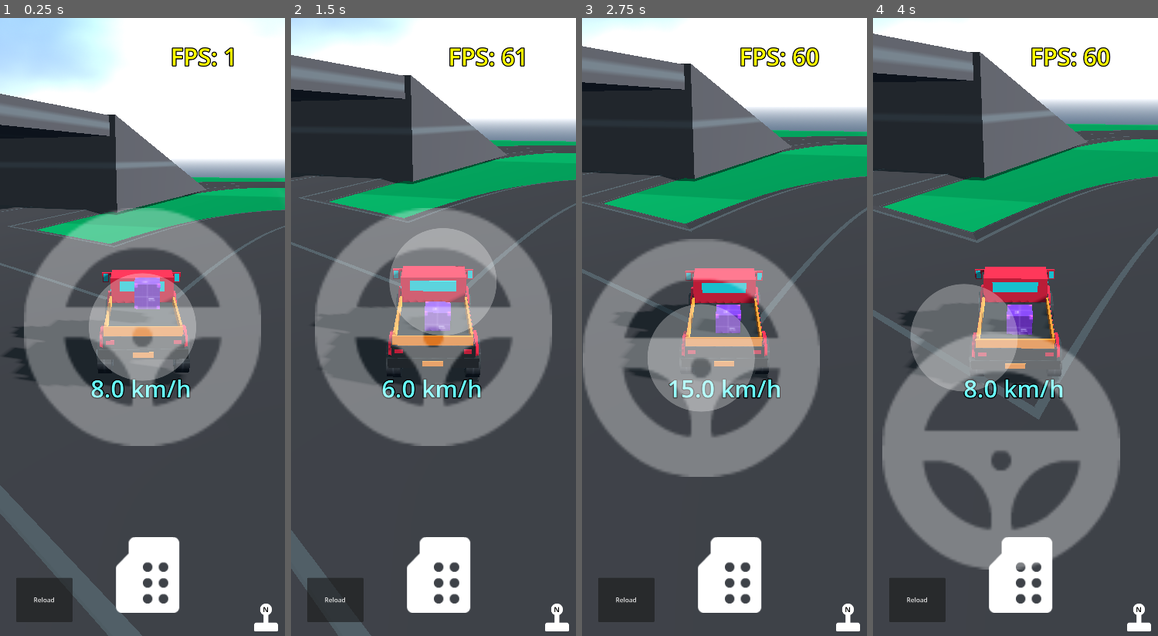
Above: before the commit, frames 1-4 (left to right).
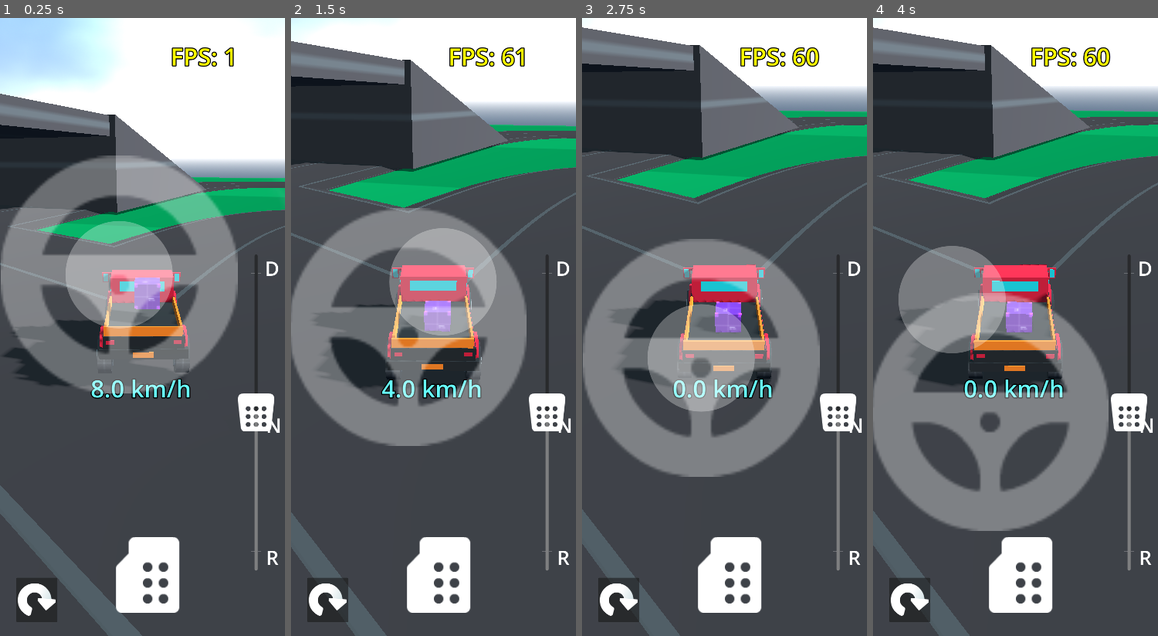
Above: after the commit, the same moments.

Repository: AssafDamari/cars-2
Game: Godot game, scene res://scenes/main.tscn
The game is run twice, just before and just after one commit, with the same random seed, the same clock (stepped at 60 frames per second) and the same inputs.
Inputs (mouse positions are in pixels of both pictures, inside the frame that each line leads up to; where the layout moved, square brackets give the same spot in the first picture):
- Up to frame 1 (0.25 s): no input
- Up to frame 2 (1.5 s): click (328, 598) [336, 598] at 0.5 s; tap Enter (ui_accept) at 1.25 s; drag from (433, 327) to (462, 191) at 1.27 s
- Up to frame 3 (2.75 s): drag from (667, 357) to (710, 450) at 2.02 s
- Up to frame 4 (4 s): move the mouse to (1044, 191) at 2.77 s; hold Enter (ui_accept) 2.78-3.5 s; drag from (1001, 450) to (930, 234) at 3.52 s

The runs differ from the first frame. In frame 1, 26% of the frame differs, in the area x 0-99%, y 22-100%; in frame 2, 28%; in frame 3, 20%; in frame 4, 41%, in the area x 0-100%, y 0-100%.

Commit message:
Refactor Car and PlayerController classes; Added SpeedSlider

Diff:
--- a/scenes/car_1.gd
+++ b/scenes/car_1.gd
@@ -1 +1,7 @@
+class_name Car
 extends VehicleBody3D
+
+@export var max_speed: float = 15
+@export var max_brake_force: float = 20.0
+@export var max_steering_angle: float = 0.4
+@export var steering_speed: float = 0.3
--- a/scenes/player_controller.gd
+++ b/scenes/player_controller.gd
@@ -1,14 +1,9 @@
 extends Node3D
-@onready var vehicle: VehicleBody3D = get_parent()
+@onready var vehicle: Car = get_parent() as Car
 @onready var joystick: VirtualJoystickPlus = $"Player controllsUI/VirtualJoystickPlus"
-@onready var touch_screen_button_shift: TouchScreenButton = $"Player controllsUI/Shift/TouchScreenButtonShift"
 @onready var debug_lable: Label = $"Player controllsUI/DebugLable"
+@onready var speed_slider: VSlider = $"Player controllsUI/SpeedSlider"
 
-@export var max_speed: float = 15
-@export var max_engine_force: float = 1500.0
-@export var max_brake_force: float = 20.0
-@export var max_steering_angle: float = 0.4
-@export var steering_speed: float = 0.3
 
 func _physics_process(delta: float) -> void:
 
@@ -17,20 +12,21 @@
 	var joystick_input := joystick.get_value()
 
 	# 1. power
-	# --- Throttle ---
-	if speed_sq < max_speed * max_speed:
-		vehicle.engine_force = max_engine_force
+	if speed_sq < vehicle.max_speed * vehicle.max_speed:
+		vehicle.engine_force = speed_slider.value
 	else:
 		vehicle.engine_force = 0.0
+
+
 	# 2. steering
 	var steer_input = -joystick_input.x
-	var steer_target = steer_input * max_steering_angle
-	vehicle.steering = move_toward(vehicle.steering, steer_target, delta * steering_speed)
+	var steer_target = steer_input * vehicle.max_steering_angle
+	vehicle.steering = move_toward(vehicle.steering, steer_target, delta * vehicle.steering_speed)
 
 	# 3. Braking
 	if Input.is_action_pressed("ui_accept"):
 		vehicle.engine_force = 0
-		vehicle.brake = max_brake_force
+		vehicle.brake = vehicle.max_brake_force
 	else:
 		vehicle.brake = 0.0
 
--- a/scenes/player_controller.tscn
+++ b/scenes/player_controller.tscn
@@ -2,9 +2,10 @@
 
 [ext_resource type="Script" uid="uid://bqv5dx5kqebu2" path="res://scenes/player_controller.gd" id="1_d4y06"]
 [ext_resource type="PackedScene" uid="uid://f64whos56byr" path="res://scenes/speedometer.tscn" id="2_mfmwq"]
-[ext_resource type="Texture2D" uid="uid://bwscin4l2w7kh" path="res://textures/joystickUp.png" id="5_ba4vk"]
 [ext_resource type="Texture2D" uid="uid://0e6uu2ooyhur" path="res://textures/icon_pedal_brake.png" id="5_iu0n4"]
 [ext_resource type="Texture2D" uid="uid://ct6umjr3y3kaq" path="res://textures/icon_pedal_brake_black.png" id="6_ngi1a"]
+[ext_resource type="Texture2D" uid="uid://d1kf8t1q37no0" path="res://textures/icon_pedal.png" id="8_ba4vk"]
+[ext_resource type="Texture2D" uid="uid://16omjqh27c3l" path="res://textures/icon_arrow_rotate.png" id="8_ga2kn"]
 [ext_resource type="Script" uid="uid://le2y1bavsjxc" path="res://addons/virtual_joystick_plus/virtual_joystick_plus.gd" id="9_sdupd"]
 [ext_resource type="Texture2D" uid="uid://01srmdbuabf7" path="res://textures/icon_steering_wheel.png" id="10_34smf"]
 [ext_resource type="Texture2D" uid="uid://dlf0vtvb7xr5u" path="res://addons/virtual_joystick_plus/resources/textures/stick_texture_5.png" id="11_kdses"]
@@ -29,6 +30,9 @@
 outline_size = 10
 outline_color = Color(0, 0, 0, 1)
 
+[sub_resource type="LabelSettings" id="LabelSettings_ga2kn"]
+font_size = 50
+
 [node name="PlayerController" type="Node3D" unique_id=193088310]
 script = ExtResource("1_d4y06")
 
@@ -47,9 +51,11 @@
 anchors_preset = 15
 anchor_right = 1.0
 anchor_bottom = 1.0
+offset_right = -123.0
+offset_bottom = -264.0
 grow_horizontal = 2
 grow_vertical = 2
-pivot_offset = Vector2(360, 780)
+pivot_offset = Vector2(298.5, 648)
 script = ExtResource("9_sdupd")
 joystick_mode = 1
 scale_factor = 3.0
@@ -80,22 +86,6 @@
 texture_pressed = ExtResource("6_ngi1a")
 action = "ui_accept"
 
-[node name="Shift" type="Control" parent="Player controllsUI" unique_id=706155727]
-layout_mode = 3
-anchors_preset = 3
-anchor_left = 1.0
-anchor_top = 1.0
-anchor_right = 1.0
-anchor_bottom = 1.0
-offset_left = -100.0
-offset_top = -100.0
-grow_horizontal = 0
-grow_vertical = 0
-
-[node name="TouchScreenButtonShift" type="TouchScreenButton" parent="Player controllsUI/Shift" unique_id=1829674828]
-texture_normal = ExtResource("5_ba4vk")
-action = "ui_down"
-
 [node name="DebugLable" type="Label" parent="Player controllsUI" unique_id=1099488465]
 anchors_preset = 8
 anchor_left = 0.5
@@ -116,9 +106,70 @@
 anchor_bottom = 1.0
 offset_left = 41.0
 offset_top = -147.0
-offset_right = 183.0
+offset_right = 145.0
 offset_bottom = -35.0
 grow_vertical = 0
-text = "Reload"
+icon = ExtResource("8_ga2kn")
+
+[node name="SpeedSlider" type="VSlider" parent="Player controllsUI" unique_id=834922451]
+anchors_preset = 6
+anchor_left = 1.0
+anchor_top = 0.5
+anchor_right = 1.0
+anchor_bottom = 0.5
+offset_left = -145.0
+offset_top = -183.0
+offset_bottom = 615.5
+grow_horizontal = 0
+grow_vertical = 2
+theme_override_icons/grabber = ExtResource("8_ba4vk")
+theme_override_icons/grabber_highlight = ExtResource("8_ba4vk")
+min_value = -2000.0
+max_value = 2000.0
+step = 500.0
+tick_count = 3
+ticks_on_borders = true
+ticks_position = 2
+
+[node name="Label" type="Label" parent="Player controllsUI/SpeedSlider" unique_id=252589100]
+layout_mode = 1
+anchors_preset = 1
+anchor_left = 1.0
+anchor_right = 1.0
+offset_left = -65.0
+offset_bottom = 69.0
+grow_horizontal = 0
+text = "D"
+label_settings = SubResource("LabelSettings_ga2kn")
+horizontal_alignment = 1
+
+[node name="Label2" type="Label" parent="Player controllsUI/SpeedSlider" unique_id=1614437536]
+layout_mode = 1
+anchors_preset = 5
+anchor_left = 0.5
+anchor_right = 0.5
+offset_left = 15.5
+offset_top = 396.0
+offset_right = 73.0625
+offset_bottom = 465.0
+grow_horizontal = 2
+text = "N"
+label_settings = SubResource("LabelSettings_ga2kn")
+horizontal_alignment = 1
+
+[node name="Label3" type="Label" parent="Player controllsUI/SpeedSlider" unique_id=814046226]
+layout_mode = 1
+anchors_preset = 3
+anchor_left = 1.0
+anchor_top = 1.0
+anchor_right = 1.0
+anchor_bottom = 1.0
+offset_left = -63.0
+offset_top = -69.0
+grow_horizontal = 0
+grow_vertical = 0
+text = "R"
+label_settings = SubResource("LabelSettings_ga2kn")
+horizontal_alignment = 1
 
 [connection signal="pressed" from="Player controllsUI/Button" to="." method="_on_button_pressed"]
Binary file added: textures/icon_arrow_rotate.png
Not shown, added: textures/icon_arrow_rotate.png.import
